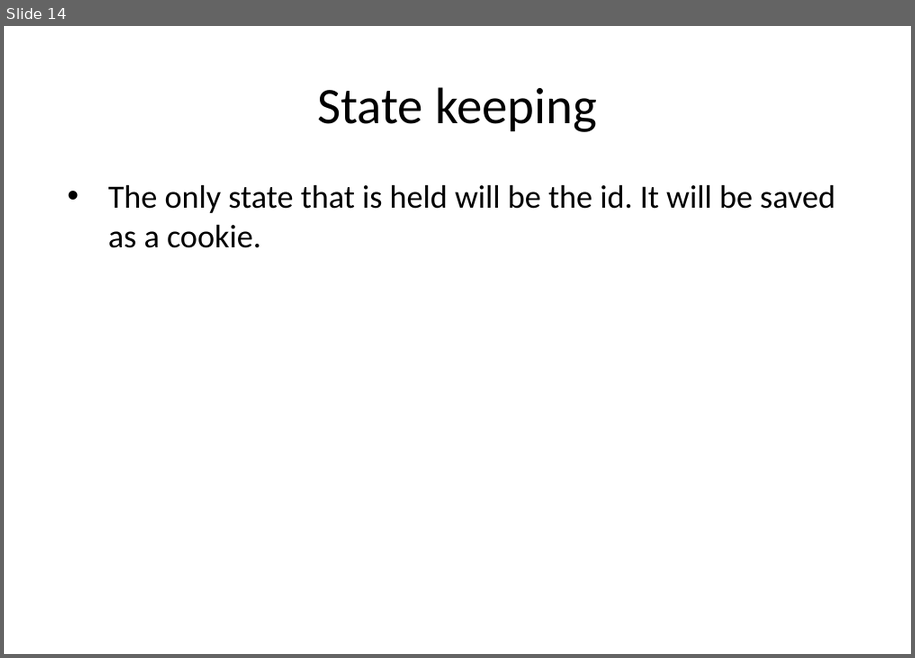
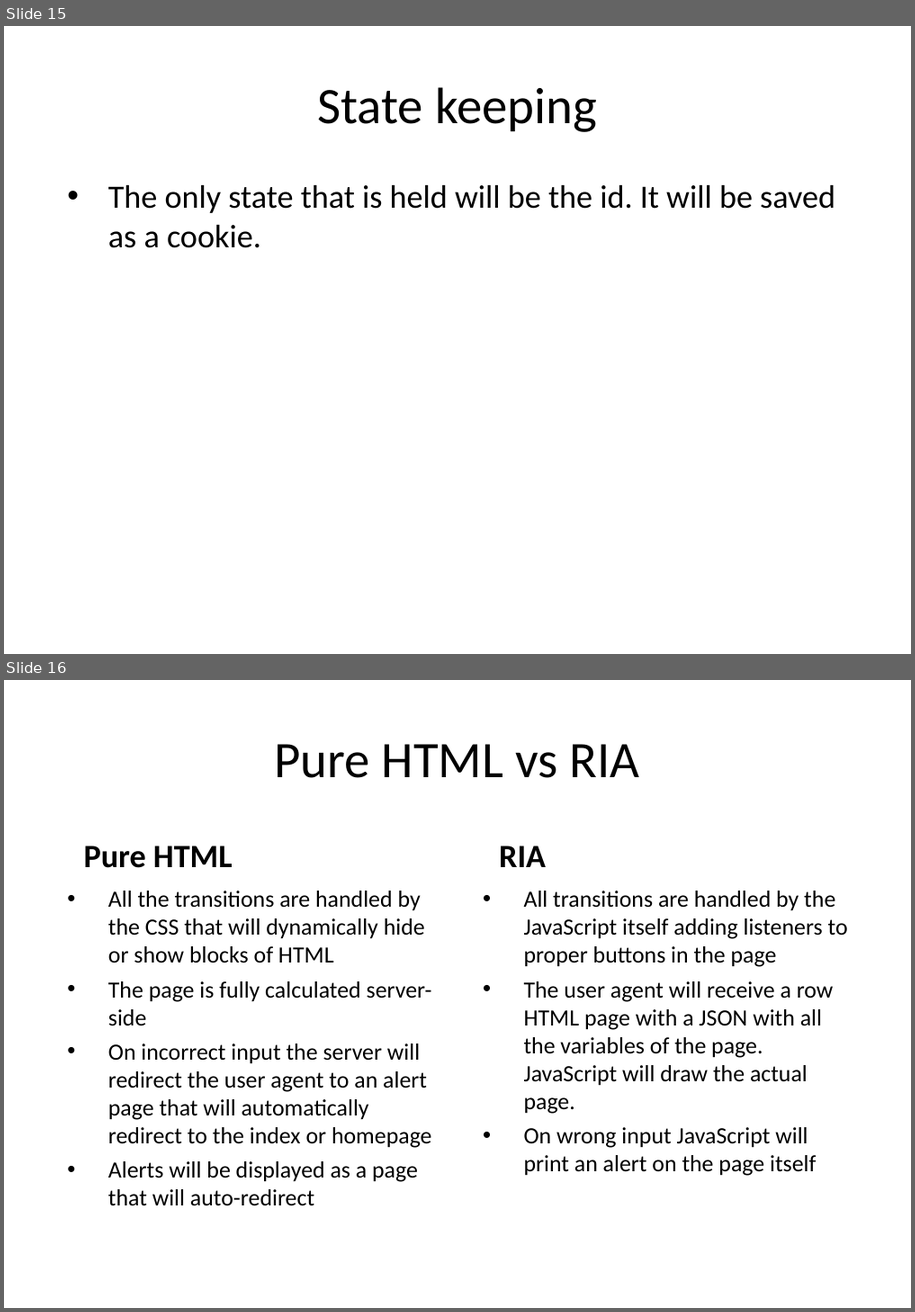
Before and after one commit to Buba98/OnlineMeetings, a slide deck: Meetings management.pptx. Shown one above the other, each under a label of ours: slide 14 before the commit, slides 15 and 16 after it. The pictures are 915x658 and 915x1312 pixels, drawn with LibreOffice and Linux fonts; fonts in the diff are those of the drawing. Boxes give left, top, right and bottom in pixels: in the first picture for what was removed or moved away, otherwise in the second. Text is boxed around its words. In the diff, an @@ line names an element or a change of style, - is before the commit and + after.

```diff
--- a/Meetings management.pptx
+++ b/Meetings management.pptx
@@ slide 16 added at [4, 680, 911, 1308], background #FFFFFF @@
@@ title added at [274, 744, 640, 778], 44 pt, text #000000 @@
+Pure HTML vs RIA
@@ text added at [84, 846, 233, 868], 28 pt, text #000000, bold @@
+Pure HTML
@@ text added at [499, 846, 546, 867], 28 pt, text #000000, bold @@
+RIA
@@ text added at [108, 891, 432, 1206], 20 pt, text #000000 @@
+• All the transitions are handled by the CSS that will dynamically hide or show blocks of HTML
+• The page is fully calculated server-side
+• On incorrect input the server will redirect the user agent to an alert page that will automatically redirect to the index or homepage
+• Alerts will be displayed as a page that will auto-redirect
@@ text added at [524, 891, 848, 1176], 20 pt, text #000000 @@
+• All transitions are handled by the JavaScript itself adding listeners to proper buttons in the page
+• The user agent will receive a row HTML page with a JSON with all the variables of the page. JavaScript will draw the actual page.
+• On wrong input JavaScript will print an alert on the page itself
@@ what was slide 14 is now slide 15 @@
```
Also in this commit, not shown: 3 slides changed, 1 other slide added, 7 other files.
